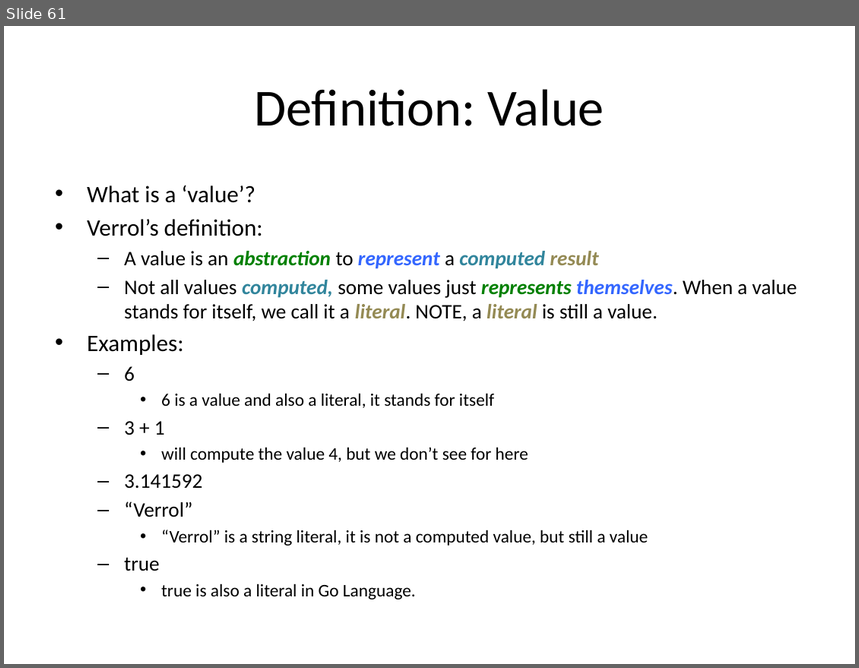
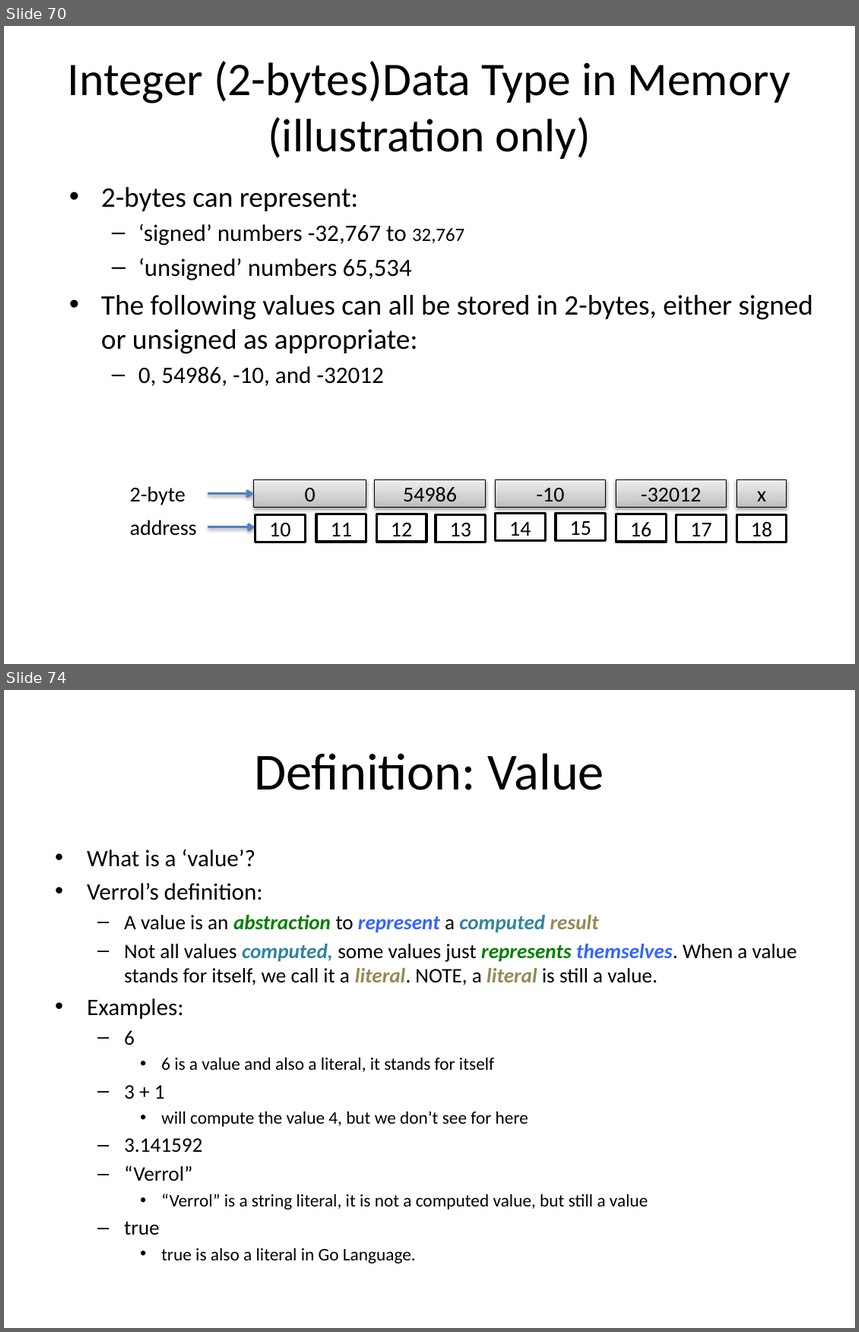
Before and after one commit to xiliax/go-lang-programming, a slide deck: doc/Go-Lang-Programming.pptx. Shown one above the other, each under a label of ours: slide 61 before the commit, slides 70 and 74 after it; the slides between them are not shown. The pictures are 859x668 and 859x1332 pixels, drawn with LibreOffice and Linux fonts; fonts in the diff are those of the drawing. Boxes give left, top, right and bottom in pixels: in the first picture for what was removed or moved away, otherwise in the second. Text is boxed around its words. In the diff, an @@ line names an element or a change of style, - is before the commit and + after.

Commit message:
c02s04 - Data and Data Types - Updated docs, slides, and code sample.

```diff
--- a/doc/Go-Lang-Programming.pptx
+++ b/doc/Go-Lang-Programming.pptx
@@ slide 70 added at (x1=4, y1=26, x2=855, y2=664), background #FFFFFF @@
@@ title added at (x1=68, y1=61, x2=791, y2=159), 39.6 pt, text #000000 @@
+Integer (2-bytes)Data Type in Memory
+(illustration only)
@@ text added at (x1=101, y1=187, x2=813, y2=386), 24 pt, text #000000 @@
+• 2-bytes can represent:
+  – ‘signed’ numbers -32,767 to 32,767
+  – ‘unsigned’ numbers 65,534
+• The following values can all be stored in 2-bytes, either signed or unsigned as appropriate:
+  – 0, 54986, -10, and -32012
@@ rectangle added at (x1=254, y1=480, x2=367, y2=508), fill gradient #BDBDBD to #D1D1D1 to #EEEEEE, outline #000000 0.75 pt, 18 pt, text #000000 @@
+0
@@ rectangle added at (x1=374, y1=480, x2=485, y2=508), fill gradient #BDBDBD to #D1D1D1 to #EEEEEE, outline #000000 0.75 pt, 18 pt, text #000000 @@
+54986
@@ rectangle added at (x1=495, y1=480, x2=606, y2=508), fill gradient #BDBDBD to #D1D1D1 to #EEEEEE, outline #000000 0.75 pt, 18 pt, text #000000 @@
+-10
@@ rectangle added at (x1=616, y1=480, x2=727, y2=508), fill gradient #BDBDBD to #D1D1D1 to #EEEEEE, outline #000000 0.75 pt, 18 pt, text #000000 @@
+-32012
@@ rectangle added at (x1=737, y1=480, x2=787, y2=508), fill gradient #BDBDBD to #D1D1D1 to #EEEEEE, outline #000000 0.75 pt, 18 pt, text #000000 @@
+x
@@ text added at (x1=130, y1=487, x2=186, y2=506), 18 pt, text #000000 @@
+2-byte
@@ arrow added from (208, 494) to (254, 494), #4F81BD 2 pt @@
@@ text added at (x1=130, y1=520, x2=197, y2=536), 18 pt, text #000000 @@
+address
@@ rectangle added at (x1=255, y1=515, x2=305, y2=542), fill #FFFFFF, outline #000000 2 pt, 18 pt, text #000000 @@
+10
@@ rectangle added at (x1=316, y1=515, x2=367, y2=542), fill #FFFFFF, outline #000000 2 pt, 18 pt, text #000000 @@
+11
@@ rectangle added at (x1=377, y1=515, x2=427, y2=542), fill #FFFFFF, outline #000000 2 pt, 18 pt, text #000000 @@
+12
@@ rectangle added at (x1=436, y1=515, x2=486, y2=542), fill #FFFFFF, outline #000000 2 pt, 18 pt, text #000000 @@
+13
@@ rectangle added at (x1=495, y1=514, x2=545, y2=541), fill #FFFFFF, outline #000000 2 pt, 18 pt, text #000000 @@
+14
@@ rectangle added at (x1=556, y1=514, x2=606, y2=541), fill #FFFFFF, outline #000000 2 pt, 18 pt, text #000000 @@
+15
@@ rectangle added at (x1=616, y1=515, x2=666, y2=542), fill #FFFFFF, outline #000000 2 pt, 18 pt, text #000000 @@
+16
@@ rectangle added at (x1=677, y1=515, x2=727, y2=543), fill #FFFFFF, outline #000000 2 pt, 18 pt, text #000000 @@
+17
@@ rectangle added at (x1=737, y1=515, x2=787, y2=543), fill #FFFFFF, outline #000000 2 pt, 18 pt, text #000000 @@
+18
@@ arrow added from (208, 528) to (255, 528), #4F81BD 2 pt @@
@@ what was slide 61 is now slide 74 @@
```
Also in this commit, not shown: 6 slides changed, 13 other slides added, 20 other files.
